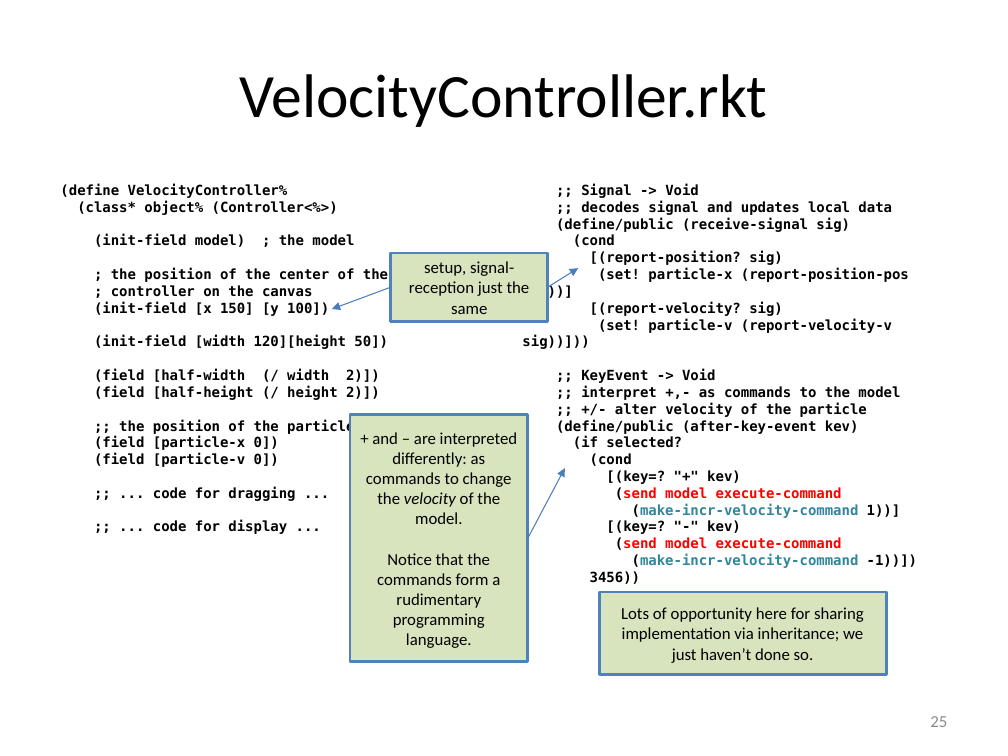
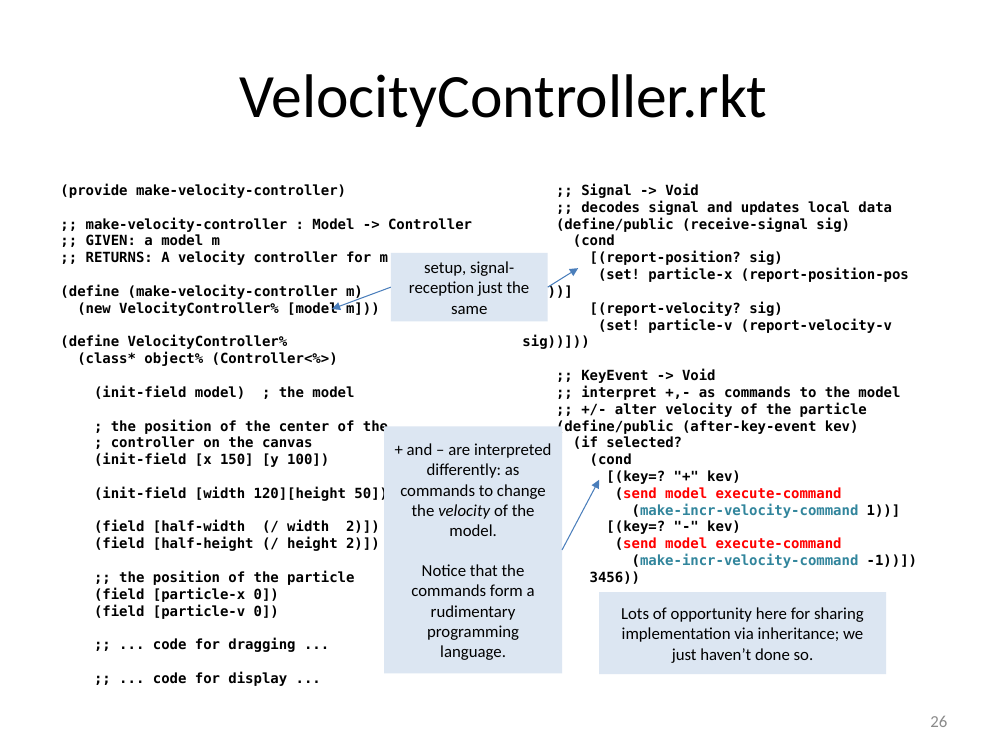
Before and after one commit to mwand/cs5010f16, a slide deck: slide 26 of Slides/Lesson 11.3 Model-View-Controller Architecture.pptx (slide 25 before the commit). Drawn at 1008x756 pixels with LibreOffice and Linux fonts; fonts in the diff are those of the drawing. Boxes give left, top, right and bottom in pixels: in the first picture for what was removed or moved away, otherwise in the second. Text is boxed around its words. In the diff, an @@ line names an element or a change of style, - is before the commit and + after.

```diff
--- a/Slides/Lesson 11.3 Model-View-Controller Architecture.pptx
+++ b/Slides/Lesson 11.3 Model-View-Controller Architecture.pptx
@@ text at (60, 183, 472, 316): paragraphs added @@
+(provide make-velocity-controller)
+;; make-velocity-controller : Model -> Controller
+;; GIVEN: a model m
+;; RETURNS: A velocity controller for m
+(define (make-velocity-controller m)
+(new VelocityController% [model m]))
@@ fill #D7E4BD to #DCE6F2; outline #4F81BD 2 pt to none in 3 elements at (391, 253, 548, 322), (599, 592, 886, 674), (384, 426, 561, 673) @@
@@ rectangle "+ and – are interpreted ...": place and size @@
-rectangle "+ and – are interpreted ..." at (350, 414, 527, 661)
+rectangle "+ and – are interpreted ..." at (384, 426, 561, 673)
@@ arrow moved from (528, 538) - (564, 468) to (562, 550) - (599, 480) @@
@@ page number at (930, 716, 947, 727): text changed @@
-25
+26
```
Also in this commit, not shown: 9 other slides changed, 4 slides added, 3 slides removed, 2 other files.
